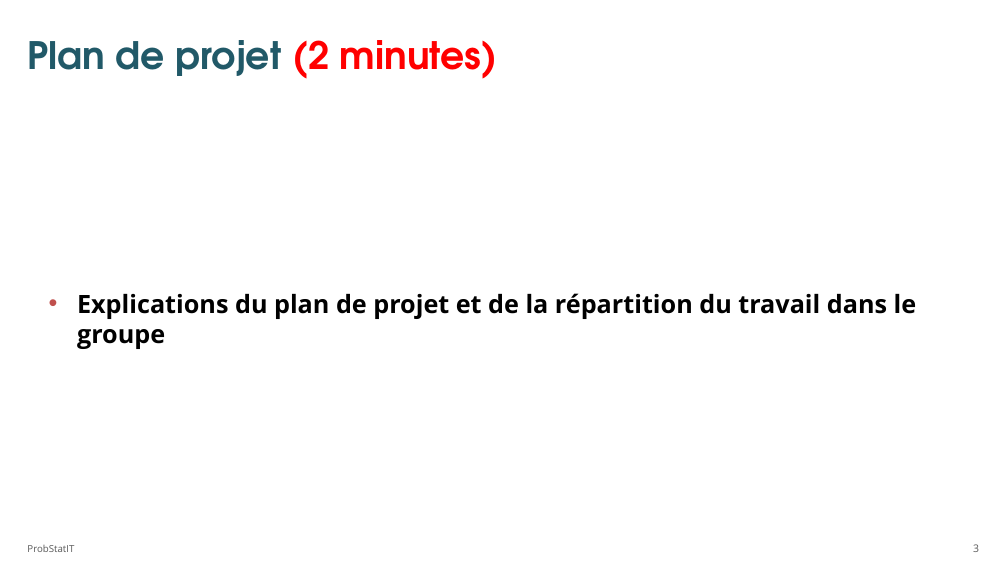
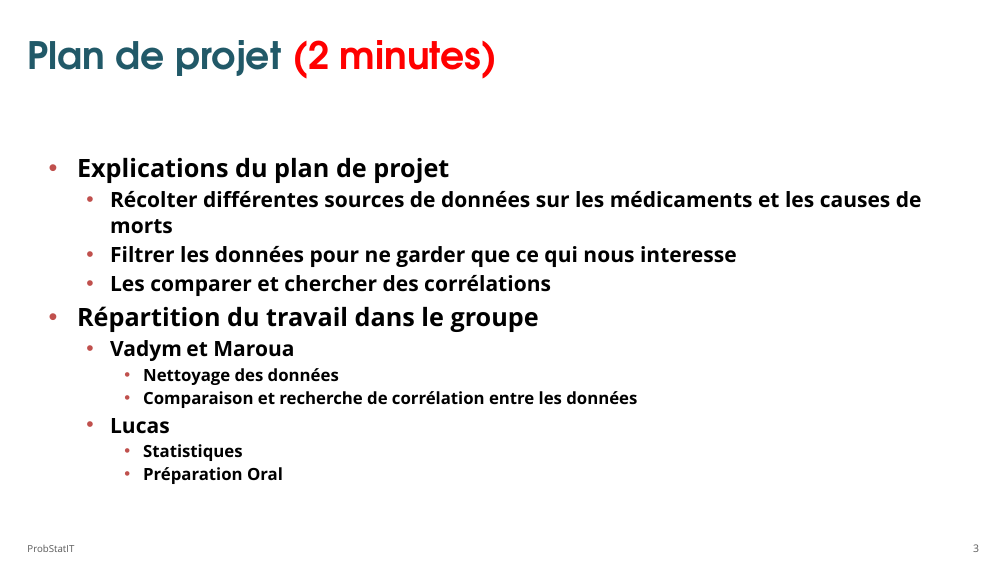
Before and after one commit to Algath/Projet-probabilit-s-et-statistiques, a slide deck: slide 3 of Projet_presentation_individuelle.pptx. Drawn at 1008x567 pixels with LibreOffice and Linux fonts; fonts in the diff are those of the drawing. Boxes give left, top, right and bottom in pixels: in the first picture for what was removed or moved away, otherwise in the second. Text is boxed around its words. In the diff, an @@ line names an element or a change of style, - is before the commit and + after.

```diff
--- a/Projet_presentation_individuelle.pptx
+++ b/Projet_presentation_individuelle.pptx
@@ text at [77,158,922,484]: text changed; size 24 to 20 pt @@
-• Explications du plan de projet et de la répartition du travail dans le groupe
+• Explications du plan de projet
+  • Récolter différentes sources de données sur les médicaments et les causes de morts
+  • Filtrer les données pour ne garder que ce qui nous interesse
+  • Les comparer et chercher des corrélations
+• Répartition du travail dans le groupe
+  • Vadym et Maroua
+    • Nettoyage des données
+    • Comparaison et recherche de corrélation entre les données
+  • Lucas
+    • Statistiques
+    • Préparation Oral
```
Also in this commit, not shown: 3 other slides changed, 3 other files.
